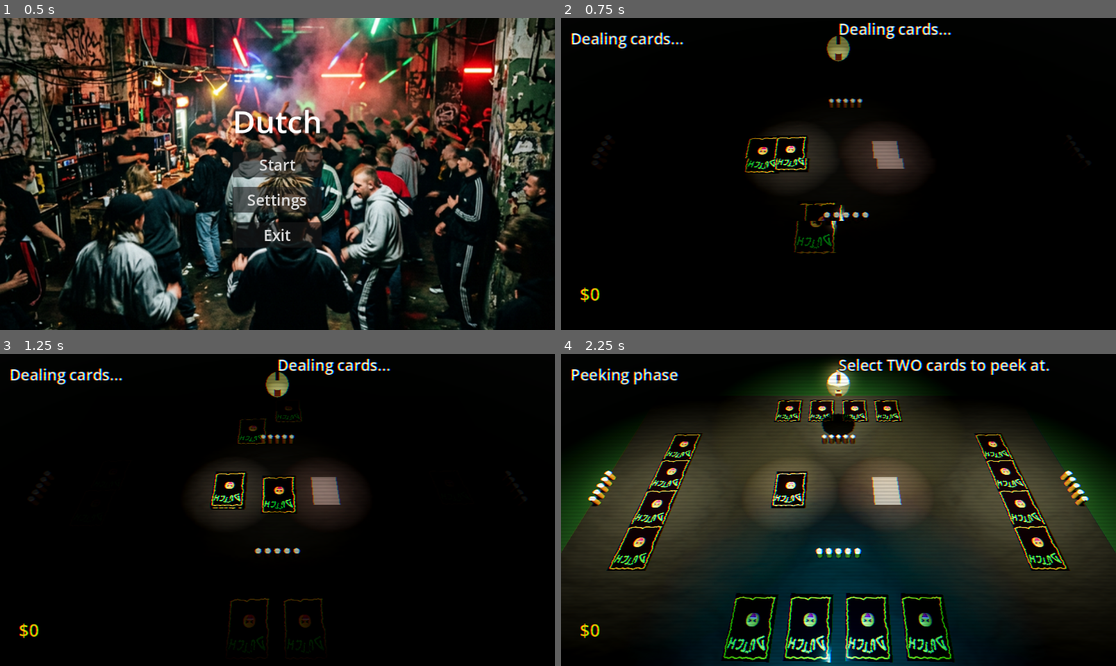
Above: before the commit, frames 1-4 (two rows, left to right).
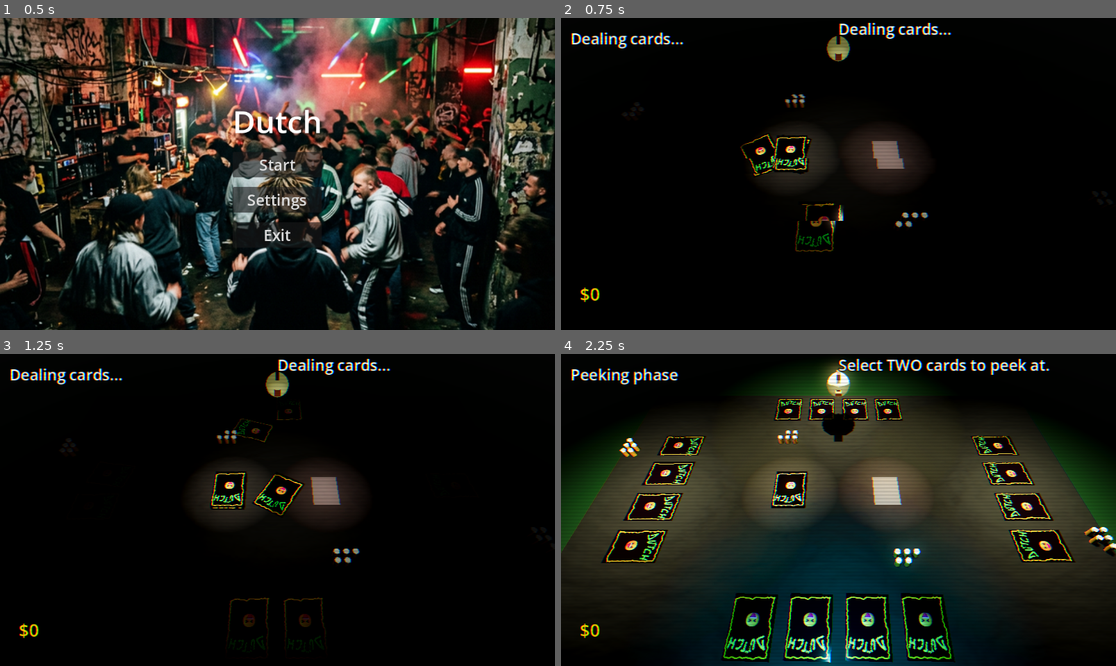
Above: after the commit, the same moments.

Repository: DinVin24/dutch
Game: Godot game, scene res://main_menu.tscn
Same seed, same stepped clock (60 frames per second), same inputs: the game is played once before the commit and once after it.
Inputs (mouse positions are in pixels of both pictures, inside the frame that each line leads up to):
- Up to frame 1 (0.5 s): no input
- Up to frame 2 (0.75 s): click "Start" at 0.5 s
- Up to frame 3 (1.25 s): no input
- Up to frame 4 (2.25 s): tap Enter at 1.25 s; move the mouse to (960, 494) at 1.27 s; hold D 1.28-2 s; tap N (toggle_noclip) at 1.35 s; click (960, 494) at 1.42 s; drag from (727, 525) to (810, 572) at 2.02 s

Frame 1 is identical in both runs. In frame 2, 1.2% of the frame differs, in the area x 32-99%, y 24-76%; in frame 3, 1.3%; in frame 4, 9.0%, in the area x 4-100%, y 14-99%.

Commit message:
feat(mechanics): overhaul table layout and improve UX
- Card hand now uses a flat spread (<=6 cards) that automatically compresses into an overlapping layout beyond 6 cards
- Added mouse hover lift effect: hovering a card scales it up and raises it so the player can clearly identify their selection
- Replaced arc/fan card layout with the new hybrid flat+overlap system
- Beer life tokens are now arranged in a compact 2x3 grid (coaster) on the right side of each player station, freeing table space
- Ability tokens are now placed in a dedicated left-side tray to prevent overlap with the card hand
- Fixed camera getting permanently stuck on the chicken after multiple consecutive ability purchases by adding an active zoom guard flag
- Added cinematic chicken zoom sequence: camera dollies in on click, holds briefly, then returns to the table
- Added 'give Player_X \' dev console command to directly award in-game money to any player
- Misc features: chicken click dev console command and give money subcommand

Diff:
--- a/dev_console.gd
+++ b/dev_console.gd
@@ -146,7 +146,7 @@
 
 func _cmd_give(args: Array):
 	if args.size() < 2:
-		output.append_text("\n[color=red]Usage: give <PlayerName> '<Card or Ability Name>'[/color]")
+		output.append_text("\n[color=red]Usage: give <PlayerName> '<Card/Ability Name>' or '$Amount'[/color]")
 		return
 
 	var p_name = args[0].to_lower()
@@ -154,6 +154,18 @@
 
 	var player = _find_player(p_name)
 	if not player: return
+
+	if target_name.begins_with("$"):
+		var amount_str = target_name.substr(1)
+		if amount_str.is_valid_int():
+			var amount = amount_str.to_int()
+			player.money += amount
+			GameManager.player_gained_money.emit(player.id, amount, player.money)
+			output.append_text("\n[color=yellow]Gave $" + str(amount) + " to " + player.name + "![/color]")
+			return
+		else:
+			output.append_text("\n[color=red]Invalid money amount: " + target_name + "[/color]")
+			return
 
 	# Mapping for human-friendly ability names to internal IDs
 	var ability_map = {
--- a/game_board_3d.gd
+++ b/game_board_3d.gd
@@ -51,6 +51,7 @@
 var player_beers_nodes: Array = [[], [], [], []]
 var money_labels: Array = []
 var _chicken_node: CSGSphere3D = null
+var _chicken_zoom_active: bool = false
 
 @onready var camera = $Camera3D
 var _current_ability_message: String = ""
@@ -266,8 +267,14 @@
 			foam.material = foam_mat
 			beer.add_child(foam)
 
-			var offset_x = (b - 2) * 0.25
-			beer.position = Vector3(offset_x, 0.125, -1.8) # Behind cards
+			# GRID LAYOUT: 2 rows (3 front, 2 back)
+			var row = b / 3
+			var col = b % 3
+			var grid_x = (col - 1.0) * 0.25
+			var grid_z = row * 0.25
+
+			# Stationed on the RIGHT of the cards
+			beer.position = Vector3(grid_x + 1.8, 0.11, -1.8 + grid_z)
 			pos_node.add_child(beer)
 			player_beers_nodes[i].append(beer)
 
@@ -337,6 +344,27 @@
 		var tween = create_tween()
 		tween.tween_property(_chicken_node, "position:y", 2.0, 0.1).set_trans(Tween.TRANS_QUAD).set_ease(Tween.EASE_OUT)
 		tween.tween_property(_chicken_node, "position:y", 1.5, 0.2).set_trans(Tween.TRANS_BOUNCE).set_ease(Tween.EASE_OUT)
+
+		# Camera cinematic zoom - GUARD against re-entry
+		if not _chicken_zoom_active:
+			_chicken_zoom_active = true
+			var target_pos = _chicken_node.global_position + Vector3(0, 0.2, 1.0)
+			var cam_tween = create_tween()
+			var old_base = _base_camera_pos
+			var original_fov = camera.fov
+			var original_rot = camera.rotation_degrees
+
+			cam_tween.tween_property(camera, "global_position", target_pos, 0.3).set_trans(Tween.TRANS_CUBIC)
+			cam_tween.tween_property(camera, "rotation_degrees", Vector3(-10, 0, 0), 0.3).set_trans(Tween.TRANS_CUBIC)
+			cam_tween.parallel().tween_property(camera, "fov", 45.0, 0.3).set_trans(Tween.TRANS_CUBIC)
+			cam_tween.tween_interval(0.8)
+			cam_tween.tween_property(camera, "global_position", old_base, 0.4).set_trans(Tween.TRANS_QUAD)
+			cam_tween.parallel().tween_property(camera, "rotation_degrees", original_rot, 0.4).set_trans(Tween.TRANS_QUAD)
+			cam_tween.parallel().tween_property(camera, "fov", original_fov, 0.4).set_trans(Tween.TRANS_QUAD)
+			cam_tween.tween_callback(func():
+				_base_camera_pos = old_base
+				_chicken_zoom_active = false
+			)
 	GameManager.players_info[p_idx].abilities.append(ab)
 	print("Player ", p_idx, " bought ability: ", ab)
 
@@ -346,9 +374,10 @@
 	token.setup(ab)
 	token.token_clicked.connect(_on_ability_token_clicked)
 
-	# Layout the tokens far to the right of the cards to prevent overlap
+	# Layout the tokens on the LEFT side station
 	var count = GameManager.players_info[p_idx].abilities.size()
-	token.position = Vector3(2.5 + (count * 0.6), 0.1, 0.0)
+	# Spread them in a grid too if they get too many? For now just a compact line at -1.8
+	token.position = Vector3(-1.8 - (count * 0.4), 0.1, -1.8)
 
 func _on_ability_token_clicked(token):
 	var p_idx = -1
@@ -839,6 +868,23 @@
 func _on_hand_updated(player_idx):
 	_update_hand_visuals(player_idx)
 
+func _on_card_hover_enter(card_node: Node3D):
+	if not is_instance_valid(card_node): return
+	if card_node.is_highlighted: return # Don't override highlight state
+	var tween = create_tween().set_parallel(true)
+	tween.tween_property(card_node, "scale", Vector3(1.15, 1.15, 1.15), 0.15).set_trans(Tween.TRANS_QUAD)
+	tween.tween_property(card_node, "position:y", card_node.position.y + 0.25, 0.15).set_trans(Tween.TRANS_QUAD)
+	card_node.set_meta("hover_lift_y", card_node.position.y + 0.25)
+
+func _on_card_hover_exit(card_node: Node3D):
+	if not is_instance_valid(card_node): return
+	if card_node.is_highlighted: return
+	var tween = create_tween().set_parallel(true)
+	tween.tween_property(card_node, "scale", Vector3(1.0, 1.0, 1.0), 0.15).set_trans(Tween.TRANS_QUAD)
+	# Return to the base y position that _update_hand_visuals gave it
+	var base_y = card_node.get_meta("hover_lift_y", card_node.position.y) - 0.25
+	tween.tween_property(card_node, "position:y", base_y, 0.15).set_trans(Tween.TRANS_QUAD)
+
 func _update_hand_visuals(player_idx: int):
 	if player_idx < 0 or player_idx >= 4: return
 	var hand_data = GameManager.players_info[player_idx].hand
@@ -856,31 +902,44 @@
 		if is_instance_valid(card):
 			card.queue_free()
 
-	# Position cards strictly by their index in the nodes array
-	for i in range(nodes.size()):
+	# HYBRID LAYOUT: flat up to 6 cards, overlapping spread beyond 6
+	var total_cards = nodes.size()
+	const MAX_FLAT = 6
+	const FLAT_SPACING = 1.3
+	const MIN_SPACING = 0.55 # Compressed overlap spacing
+
+	var spacing = FLAT_SPACING if total_cards <= MAX_FLAT else MIN_SPACING
+	var total_width = (total_cards - 1) * spacing
+
+	for i in range(total_cards):
 		var card_node = nodes[i]
 		if is_instance_valid(card_node):
 			if not card_node.card_clicked.is_connected(_on_card_clicked):
 				card_node.card_clicked.connect(_on_card_clicked)
+			# Connect hover signals for the lift effect if not already done
+			if not card_node.get_meta("hover_connected", false):
+				var area = card_node.get_node_or_null("Area3D")
+				if area:
+					area.mouse_entered.connect(_on_card_hover_enter.bind(card_node))
+					area.mouse_exited.connect(_on_card_hover_exit.bind(card_node))
+					card_node.set_meta("hover_connected", true)
 
 			card_node.setup(hand_data[i])
 			card_node.name = "Card_%d_%d" % [player_idx, i]
 
-			var target_pos = Vector3((i - (nodes.size()-1)/2.0) * card_spacing, 0.05, 0)
-
-			# If it's already at or near the target, don't restart tween to avoid flickering
+			var target_pos = Vector3(i * spacing - total_width / 2.0, 0.05 + i * 0.002, 0)
+			var target_rot_x = (270 if hand_data[i].is_face_up else 90)
+
 			if card_node.position.distance_to(target_pos) < 0.01: continue
 
-			# Combined movement and lift animation
 			var tween = create_tween().set_parallel(true)
-			tween.tween_property(card_node, "position:x", target_pos.x, 0.3).set_trans(Tween.TRANS_QUAD)
-			tween.tween_property(card_node, "position:z", target_pos.z, 0.3).set_trans(Tween.TRANS_QUAD)
-			tween.tween_property(card_node, "rotation_degrees:x", (270 if hand_data[i].is_face_up else 90), 0.3)
-
-			# Premium "lift" during movement
+			tween.tween_property(card_node, "position", target_pos, 0.3).set_trans(Tween.TRANS_QUAD)
+			tween.tween_property(card_node, "rotation_degrees:x", target_rot_x, 0.3)
+			tween.tween_property(card_node, "rotation_degrees:y", 0.0, 0.3) # Reset fan rotation
+
 			var lift_tween = create_tween()
-			lift_tween.tween_property(card_node, "scale", Vector3(1.1, 1.1, 1.1), 0.15)
-			lift_tween.tween_property(card_node, "scale", Vector3(1.0, 1.0, 1.0), 0.15)
+			lift_tween.tween_property(card_node, "scale", Vector3(1.05, 1.05, 1.05), 0.1)
+			lift_tween.tween_property(card_node, "scale", Vector3(1.0, 1.0, 1.0), 0.2)
 
 func _handle_initial_deal():
 	print("GameBoard3D: _handle_initial_deal started")
